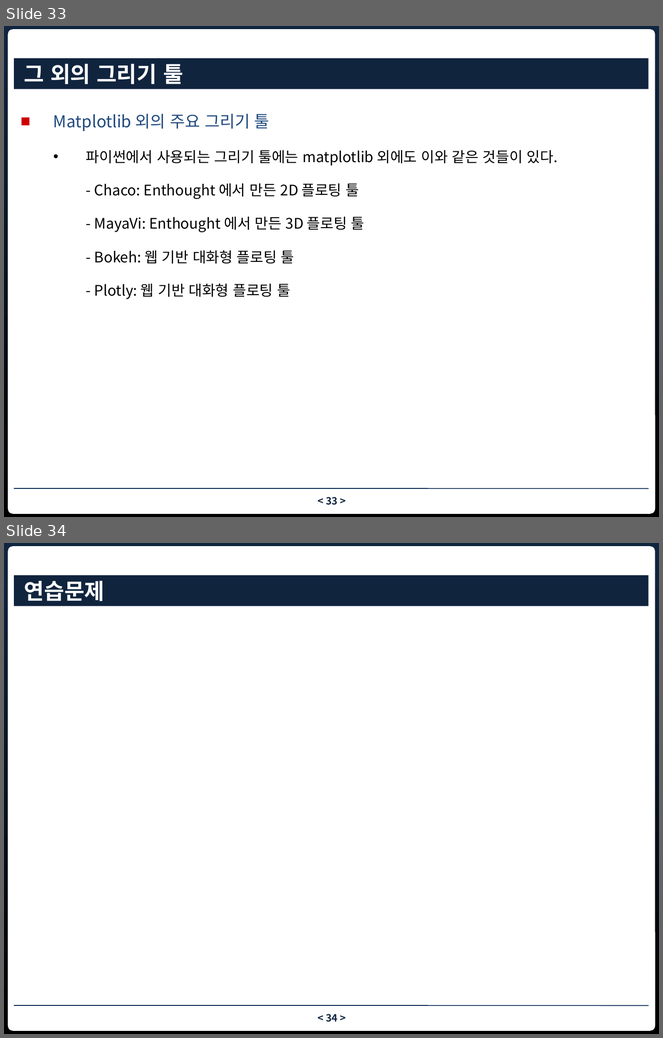
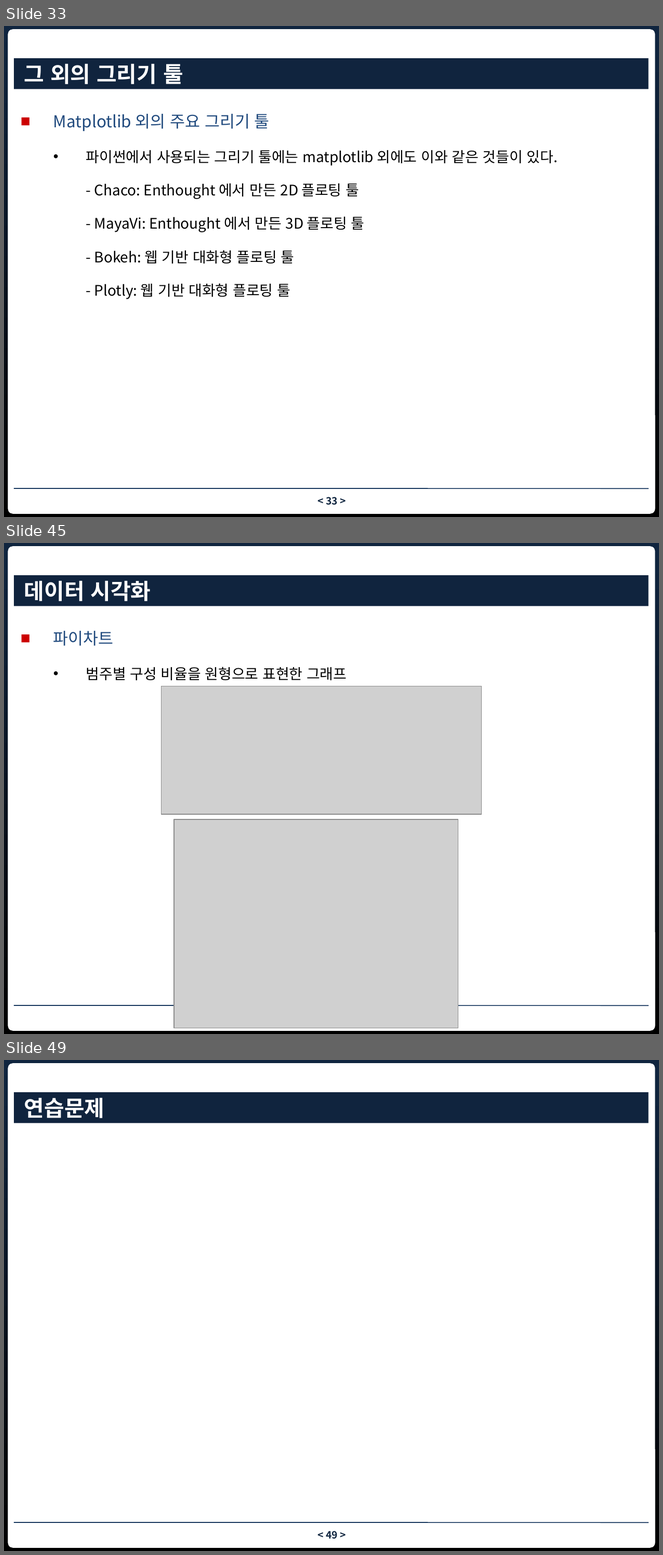
Before and after one commit to nhkim55/bigdata_fintech_python, a slide deck: ch6 matplotlib.pptx. Shown one above the other, each under a label of ours: slides 33 and 34 before the commit, slides 33, 45 and 49 after it; the slides between them are not shown. The pictures are 663x1038 and 663x1555 pixels, drawn with LibreOffice and Linux fonts; fonts in the diff are those of the drawing; grey boxes stand for pictures; background and template pictures are left out. Boxes give left, top, right and bottom in pixels: in the first picture for what was removed or moved away, otherwise in the second. Text is boxed around its words. In the diff, an @@ line names an element or a change of style, - is before the commit and + after.

```diff
--- a/ch6 matplotlib.pptx
+++ b/ch6 matplotlib.pptx
@@ slide 45 added at box(4, 543, 659, 1034), background gradient #10253F to #000000; not listed: 2 template elements that a slide beside it also shows @@
@@ title added at box(14, 575, 649, 606), fill #0F243E, 24 pt, text #FFFFFF, bold @@
+데이터 시각화
@@ text added at box(53, 631, 347, 681), 16 pt, text #000000 @@
+■ 파이차트
+  • 범주별 구성 비율을 원형으로 표현한 그래프
@@ picture added at box(161, 687, 482, 815) @@
@@ picture added at box(174, 820, 458, 1029) @@
@@ what was slide 34 is now slide 49 @@
@@ page number at box(326, 1531, 338, 1539): text changed @@
-< 34 >
+< 49 >
```
Also in this commit, not shown: 3 slides changed, 15 other slides added.
